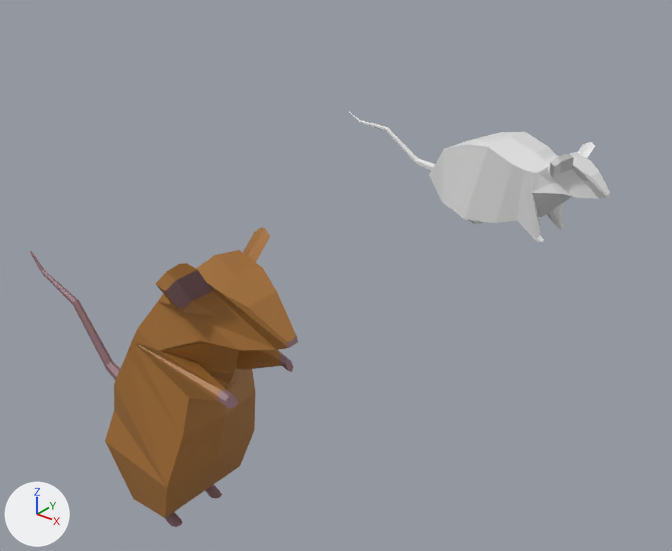
Before and after pictures for a commit that changed the Blender file Blender/Smudge.blend.
Both versions are drawn from a 50 mm camera at (4.99, -10.2, 4.67) aimed at (-0.64, -3.17, 0.31). Arrows for +X, +Y and +Z are at lower left; the lights stay in place.

Before the edit, the objects in view are built like this:
```python
me_model = bpy.data.meshes.new('Model')
me_model.from_pydata(...)  # 327 vertices, 267 faces; spans x -1.56..0.6, y -0.5..0.51, z -2.76..0.79
me_model.materials.append(mat_material)  # its picture is missing
me_plane_002 = bpy.data.meshes.new('Plane.002')
me_plane_002.from_pydata(...)  # 303 vertices, 251 faces; spans x -2.91..4.75, y -1.69..4.81, z -1.23..1.23
me_plane_002.materials.append(mat_material_001)  # picture img_dendy_001
ob_mouse = bpy.data.objects.new('Mouse', me_model)
ob_mouse.location = (0.2, 0.0, 0.56)
ob_mouse.rotation_euler = (0.0, 1.197, 0.0)  # degrees (0, 69, 0)
ob_mouse_standing = bpy.data.objects.new('Mouse standing', me_plane_002)
ob_mouse_standing.location = (0.0, -5.94, 0.0)
ob_mouse_standing.rotation_euler = (1.571, 0.0, 3.142)  # degrees (90, 0, 180)
ob_mouse_standing.scale = (0.41, 0.41, 0.41)
```
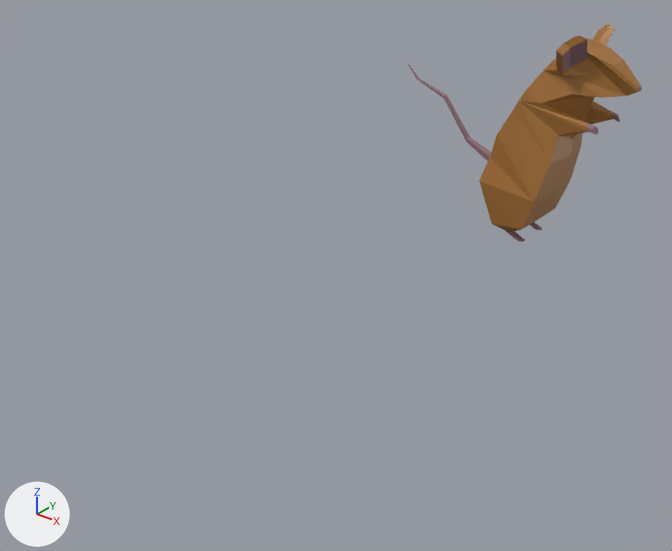
Where the newer file only moved an object's origin or applied its transform, the numbers keep the older frame.

What differs and where, as boxes [x1, y1, x2, y2] in the pictures (672 x 551 px):
```json
{"object": "Mouse standing", "change": "mesh moved", "before": [30, 227, 298, 527], "after": [408, 25, 642, 242]}
{"object": "Mouse", "change": "hidden", "before": [349, 112, 610, 243]}
```

The change, as JSON lines over the scene's bpy script:
```json
{"block": "me_plane_002", "where": "me_plane_002.from_pydata(...)  # 303 vertices, 251 faces; spans x -2.91..4.75, y -1.69..4.81, z -1.23..1.23"}
{"block": "me_plane_002", "where": "# used by ob_mouse_standing; location = (0.0, -5.94, 0.0); rotation_euler = (1.571, 0.0, 3.142), in degrees (90, 0, 180); scale = (0.41, 0.41, 0.41)"}
{"block": "me_plane_002", "change": "me_plane_002 part 1: the whole mesh is moved by (0.0, 1.47, 14.5)"}
{"op": "add", "block": "ob_mouse", "code": "ob_mouse.hide_set(True)  # its collection is switched off"}
```
